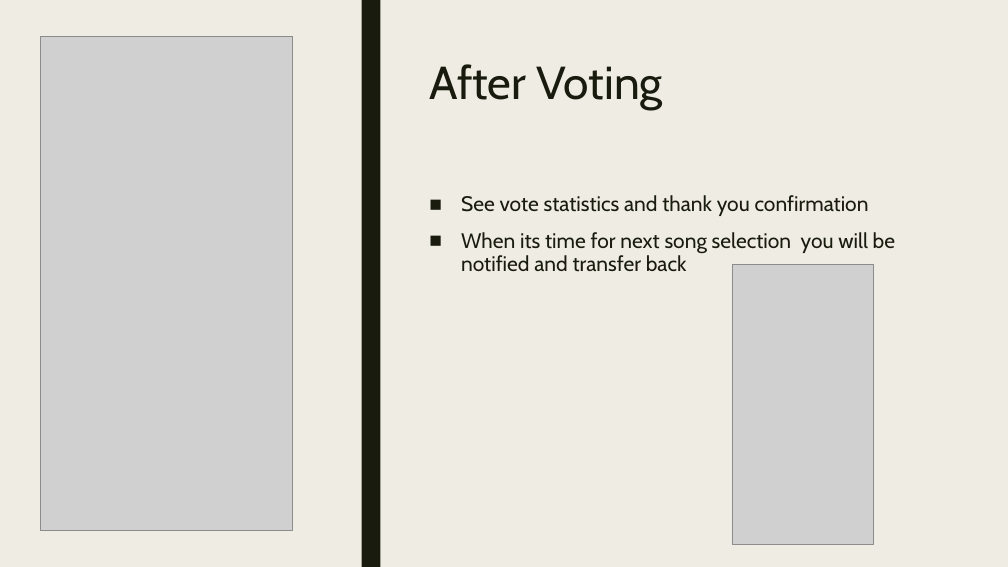
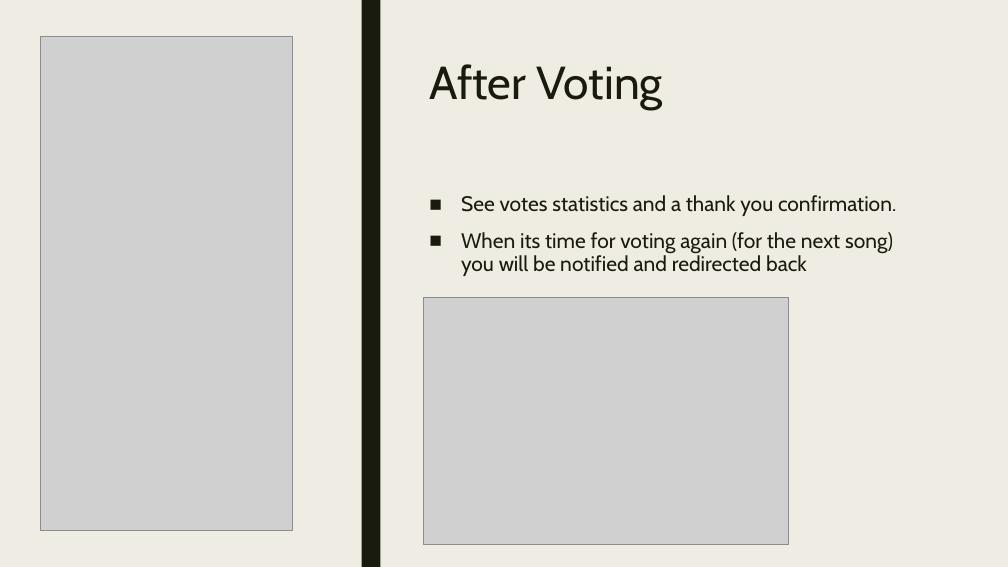
Before and after one commit to itamar659/Final-Project, a slide deck: slide 15 of App - Sadna.pptx. Drawn at 1008x567 pixels with LibreOffice and Linux fonts; fonts in the diff are those of the drawing; grey boxes stand for pictures. Boxes give left, top, right and bottom in pixels: in the first picture for what was removed or moved away, otherwise in the second. Text is boxed around its words. In the diff, an @@ line names an element or a change of style, - is before the commit and + after.

```diff
--- a/App - Sadna.pptx
+++ b/App - Sadna.pptx
@@ text at [461,195,896,276]: text changed @@
-■ See vote statistics and thank you confirmation
-■ When its time for next song selection you will be notified and transfer back
+■ See votes statistics and a thank you confirmation.
+■ When its time for voting again (for the next song) you will be notified and redirected back
@@ picture: place and size @@
-picture at [733,265,874,544]
+picture at [423,298,789,545]
```
Also in this commit, not shown: 11 other slides changed, 5 slides added, 1 slide removed, 1 other file.
